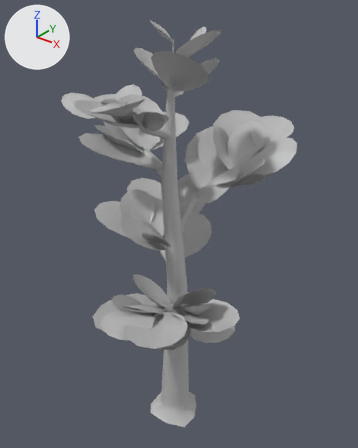
Before and after pictures for a commit that changed the FBX model Assets/Assets_GA/SM_Props_Tree_Pine_1.fbx.
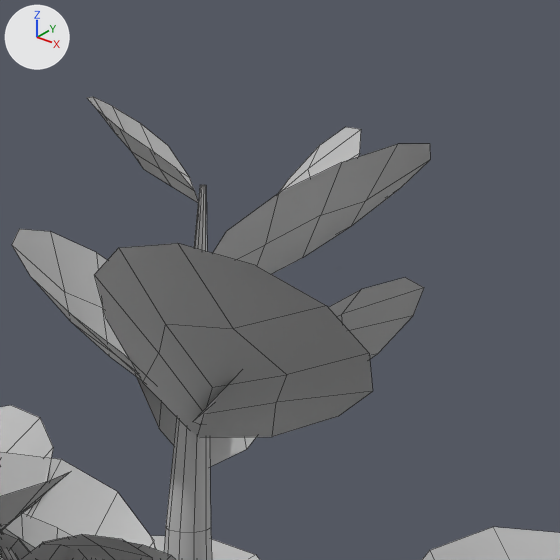
The first picture shows the older version from a camera (50 mm lens) standing at (0.0572, -0.07, 0.0937) and looking at (-0.0021, 0.0041, 0.0478). The close-ups show the older and then the newer version on the part from 37% to 69% of the width and 0% to 26% of the height of that picture. Only the edits that show in the close-ups are written down. The lights are fixed; the arrows at upper left show +X, +Y and +Z. The close-ups show mesh edges as thin lines. Where no turn or scale is listed for an object, it has been applied to the vertices.

The older version as bpy lines, for what is in view:
```python
me_mesh_056 = bpy.data.meshes.new('Mesh.056')
me_mesh_056.from_pydata(...)  # 19 vertices, 12 faces; spans x -0.00297..0.00065, y -0.00364..0.00043, z 0.0..0.00357
me_mesh_056.materials.append(mat_lambert1)  # grey #bcbcbc
me_mesh_057 = bpy.data.meshes.new('Mesh.057')
me_mesh_057.from_pydata(...)  # 19 vertices, 12 faces; spans x -0.00177..0.0033, y 0.0..0.00589, z 0.0..0.00533
me_mesh_057.materials.append(mat_lambert1)  # grey #bcbcbc
me_mesh_058 = bpy.data.meshes.new('Mesh.058')
me_mesh_058.from_pydata(...)  # 19 vertices, 12 faces; spans x 0.0..0.00766, y -0.00193..0.00577, z 0.0..0.00606
me_mesh_058.materials.append(mat_lambert1)  # grey #bcbcbc
me_mesh_061 = bpy.data.meshes.new('Mesh.061')
me_mesh_061.from_pydata(...)  # 19 vertices, 12 faces; spans x 0.0..0.00802, y -0.00313..0.0044, z 0.0..0.00567
me_mesh_061.materials.append(mat_lambert1)  # grey #bcbcbc
me_mesh_062 = bpy.data.meshes.new('Mesh.062')
me_mesh_062.from_pydata(...)  # 19 vertices, 12 faces; spans x -0.00106..0.01048, y -0.00869..0.00068, z 0.0..0.00814
me_mesh_062.materials.append(mat_lambert1)  # grey #bcbcbc
ob_pdisc16_001 = bpy.data.objects.new('pDisc16.001', me_mesh_058)
ob_pdisc16_001.location = (-0.00007, -0.00034, 0.08079)
ob_pdisc17_001 = bpy.data.objects.new('pDisc17.001', me_mesh_057)
ob_pdisc17_001.location = (0.00089, 0.0001, 0.08154)
ob_pdisc49 = bpy.data.objects.new('pDisc49', me_mesh_056)
ob_pdisc49.location = (-0.0001, -0.00008, 0.08454)
ob_pdisc50 = bpy.data.objects.new('pDisc50', me_mesh_061)
ob_pdisc50.location = (0.00098, -0.00144, 0.0771)
ob_pdisc51 = bpy.data.objects.new('pDisc51', me_mesh_062)
ob_pdisc51.location = (-0.00007, -0.00034, 0.07634)
# also in view: 'pDisc43' at (0.0008, -0.0082, 0.0727); 'pDisc48' at (-0.0035, -0.0012, 0.0801); 'pDisc18' at (0.0047, 0.0166, 0.0645); 'pDisc32' at (-0.0177, 0.0059, 0.0706); 'pDisc46' at (0.0022, -0.0153, 0.0762)
```
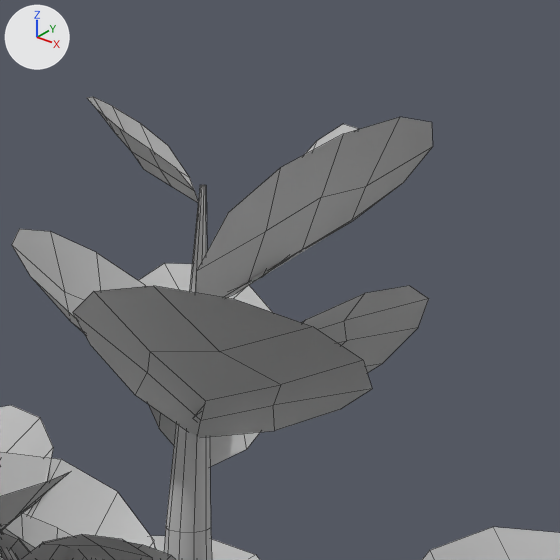
The newer file is also rescaled (x84.22) as a whole; pictures and numbers use the older file's frame.

The change, as a list of edits to the scene's bpy script:
```text
Change me_mesh_062:
    used by ob_pdisc51; location = (-0.00007, -0.00034, 0.07634)
    remove me_mesh_062.from_pydata(...)  # 19 vertices, 12 faces; spans x -0.00106..0.01048, y -0.00869..0.00068, z 0.0..0.00814
    add me_mesh_062.from_pydata(...)  # 19 vertices, 12 faces; spans x -0.00123..0.01029, y -0.00936..0.00082, z 0.0..0.00688
    me_mesh_062 part 1: 18 of 19 vertices moved; they spanned x -0.00106..0.01048, y -0.00869..0.00068, z 0.0003..0.00814 and now span x -0.00123..0.01029, y -0.00936..0.00082, z 0.0005..0.00688; mean shift (-0.00023, -0.00028, -0.00054); largest move (0.00345, -0.00815, 0.00773) -> (0.00295, -0.00886, 0.0064)
Change me_mesh_061:
    used by ob_pdisc50; location = (0.00098, -0.00144, 0.0771)
    remove me_mesh_061.from_pydata(...)  # 19 vertices, 12 faces; spans x 0.0..0.00802, y -0.00313..0.0044, z 0.0..0.00567
    add me_mesh_061.from_pydata(...)  # 19 vertices, 12 faces; spans x 0.0..0.00822, y -0.00323..0.00442, z 0.0..0.00542
    me_mesh_061 part 3: 18 of 19 vertices moved; they spanned x 0.00111..0.00802, y -0.00313..0.0044, z 0.00017..0.00567 and now span x 0.00118..0.00822, y -0.00323..0.00442, z 0.00006..0.00542; mean shift (0.00012, -0.00001, -0.00012); largest move (0.00638, 0.00419, 0.00393) -> (0.00657, 0.00422, 0.00355)
Change me_mesh_058:
    used by ob_pdisc16_001; location = (-0.00007, -0.00034, 0.08079)
    remove me_mesh_058.from_pydata(...)  # 19 vertices, 12 faces; spans x 0.0..0.00766, y -0.00193..0.00577, z 0.0..0.00606
    add me_mesh_058.from_pydata(...)  # 19 vertices, 12 faces; spans x 0.0..0.00749, y -0.00169..0.00589, z 0.0..0.00688
    me_mesh_058 part 2: 18 of 19 vertices moved; they spanned x 0.00007..0.00766, y -0.00193..0.00577, z 0.00062..0.00606 and now span x 0.00013..0.00749, y -0.00169..0.00589, z 0.0005..0.00688; mean shift (-0.00007, 0.00016, 0.00036); largest move (0.00669, -0.00038, 0.00555) -> (0.00648, -0.00004, 0.0064)
Change me_mesh_057:
    used by ob_pdisc17_001; location = (0.00089, 0.0001, 0.08154)
    remove me_mesh_057.from_pydata(...)  # 19 vertices, 12 faces; spans x -0.00177..0.0033, y 0.0..0.00589, z 0.0..0.00533
    add me_mesh_057.from_pydata(...)  # 19 vertices, 12 faces; spans x -0.0018..0.00322, y 0.0..0.0058, z 0.0..0.00542
    me_mesh_057 part 4: 18 of 19 vertices moved; they spanned x -0.00177..0.0033, y 0.00038..0.00589, z 0.00001..0.00533 and now span x -0.0018..0.00322, y 0.00036..0.0058, z 0.00006..0.00542; mean shift (-0.00003, -0.00005, 0.00005); largest move (-0.00127, 0.00535, 0.00336) -> (-0.0013, 0.00526, 0.00355)
```

Pixel boxes (x1, y1, x2, y2) of what changed, in the close-ups (560 x 560 px):
'pDisc51', reshaped (8% wider, 22% shorter)
    before: (95, 243, 373, 438)
    after: (73, 286, 372, 437)
'pDisc16.001', reshaped
    before: (213, 144, 430, 274)
    after: (196, 117, 433, 298)
'pDisc50', reshaped (7% shorter)
    before: (193, 278, 424, 425)
    after: (193, 286, 429, 423)
'pDisc17.001', reshaped (mostly hidden afterwards)
    before: (279, 127, 361, 193)
    after: (239, 124, 358, 287)
